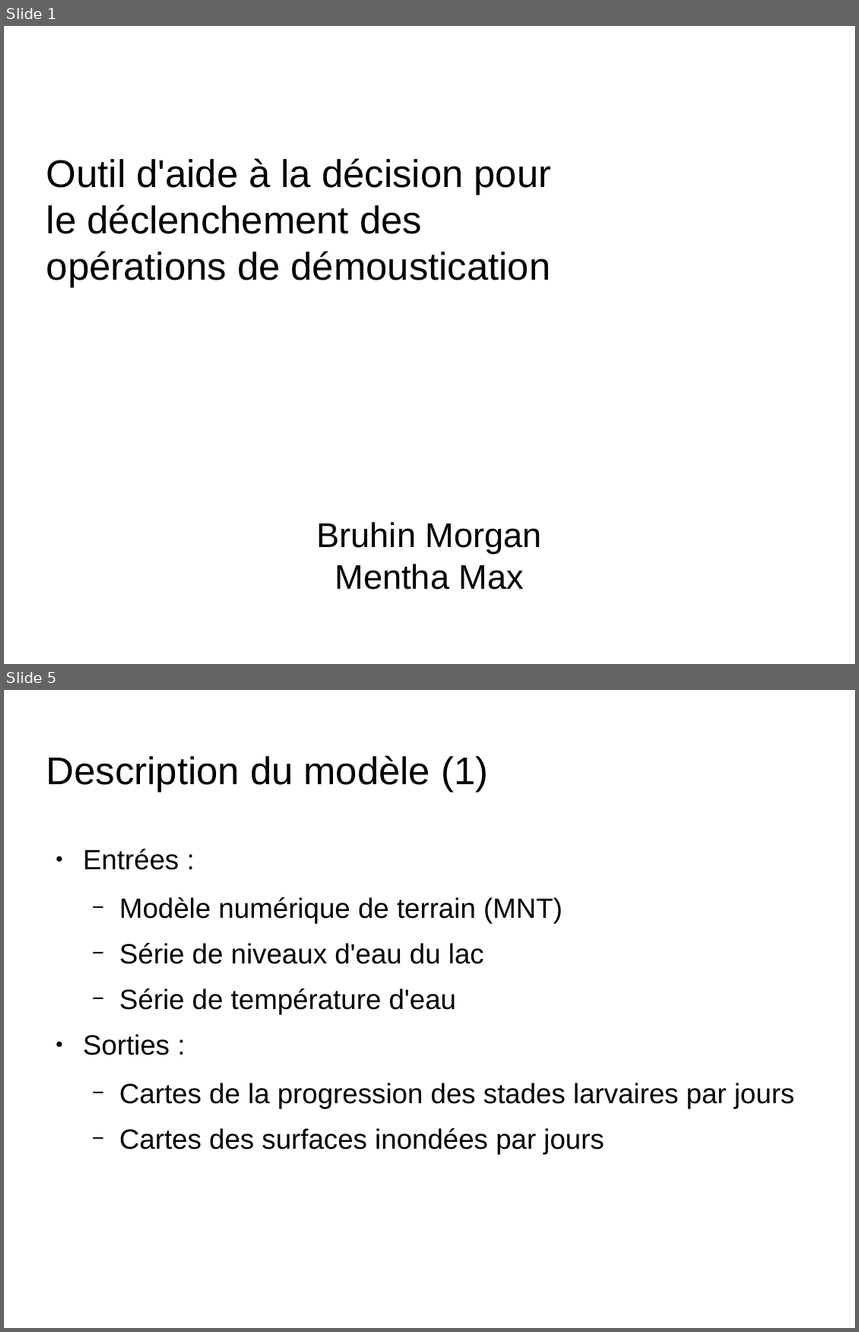
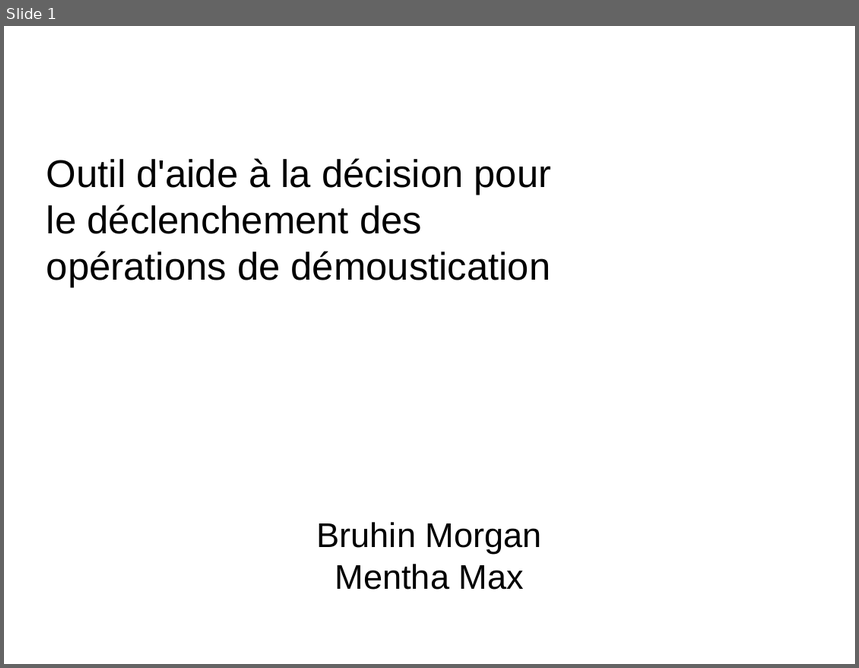
Before and after one commit to nesta7/designProject, a slide deck: presentation_6_juin_Broc.odp. Shown one above the other, each under a label of ours: slides 1 and 5 before the commit, slide 1 after it; the slides between them are not shown. The pictures are 859x1332 and 859x668 pixels, drawn with LibreOffice and Linux fonts; fonts in the diff are those of the drawing; background and template pictures are left out. Boxes give left, top, right and bottom in pixels: in the first picture for what was removed or moved away, otherwise in the second. Text is boxed around its words. In the diff, an @@ line names an element or a change of style, - is before the commit and + after.

```diff
--- a/presentation_6_juin_Broc.odp
+++ b/presentation_6_juin_Broc.odp
@@ slide 5 removed at [4, 690, 855, 1328], background picture (left out) @@
@@ title removed at [47, 755, 488, 792] @@
-Description du modèle (1)
@@ text removed at [83, 849, 795, 1154] @@
-● Entrées :
-  − Modèle numérique de terrain (MNT)
-  − Série de niveaux d'eau du lac
-  − Série de température d'eau
-● Sorties :
-  − Cartes de la progression des stades larvaires par jours
-  − Cartes des surfaces inondées par jours
```
Also in this commit, not shown: 7 slides changed, 8 slides added.
